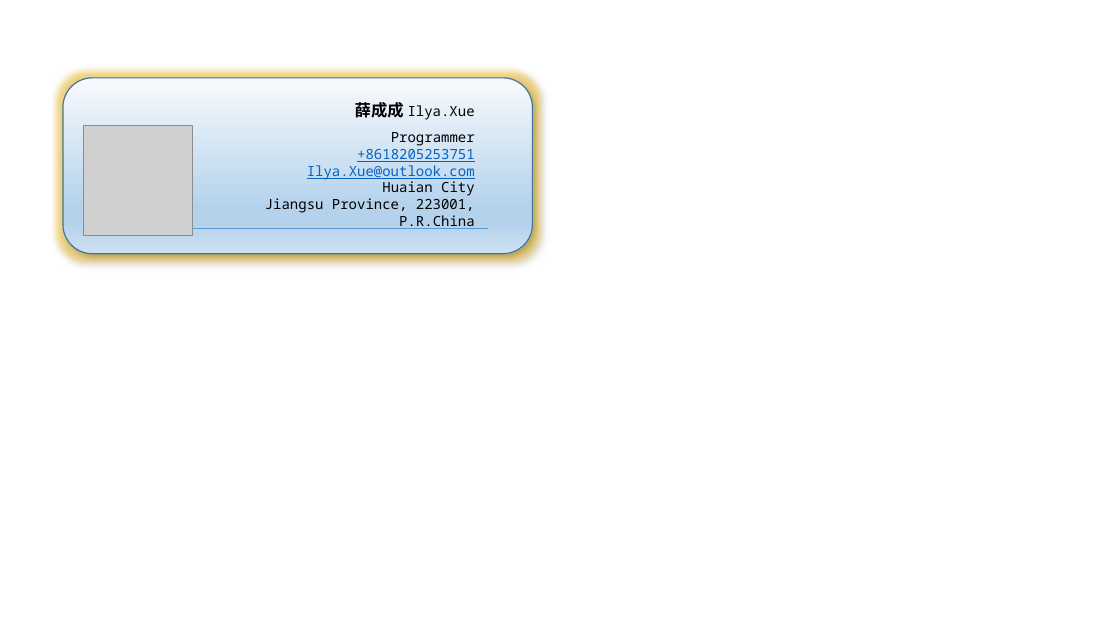
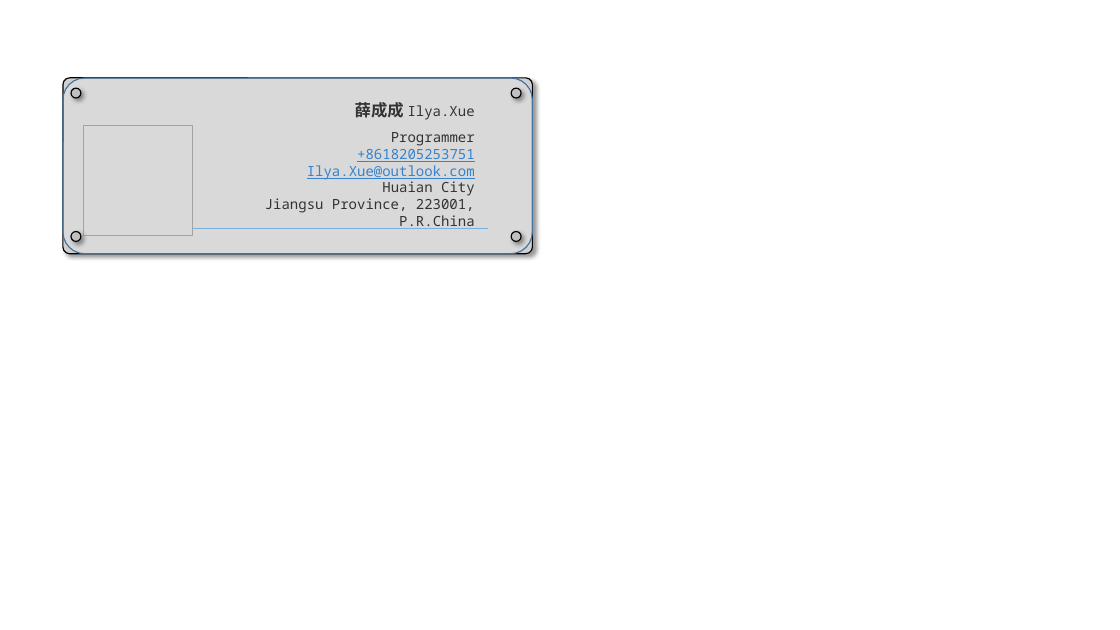
Before and after one commit to xuechengcheng1104/xuechengcheng1104.github.io, a slide deck: slide 1 of trunk/doc/30_ID.pptx. Drawn at 1120x630 pixels with LibreOffice and Linux fonts; fonts in the diff are those of the drawing; grey boxes stand for pictures. Boxes give left, top, right and bottom in pixels: in the first picture for what was removed or moved away, otherwise in the second. Text is boxed around its words. In the diff, an @@ line names an element or a change of style, - is before the commit and + after.

```diff
--- a/trunk/doc/30_ID.pptx
+++ b/trunk/doc/30_ID.pptx
@@ rounded rectangle at (63,78,533,254): fill gradient #F7FAFD to #B5D2EC to #CEE1F2 to #FFFFFF at 20% opacity; shadow off; proportions changed @@
@@ group added at (63,78,533,254): 4 ellipses, 1 picture @@
```
Also in this commit, not shown: 1 other slide changed, 2 slides added, 8 other files.
